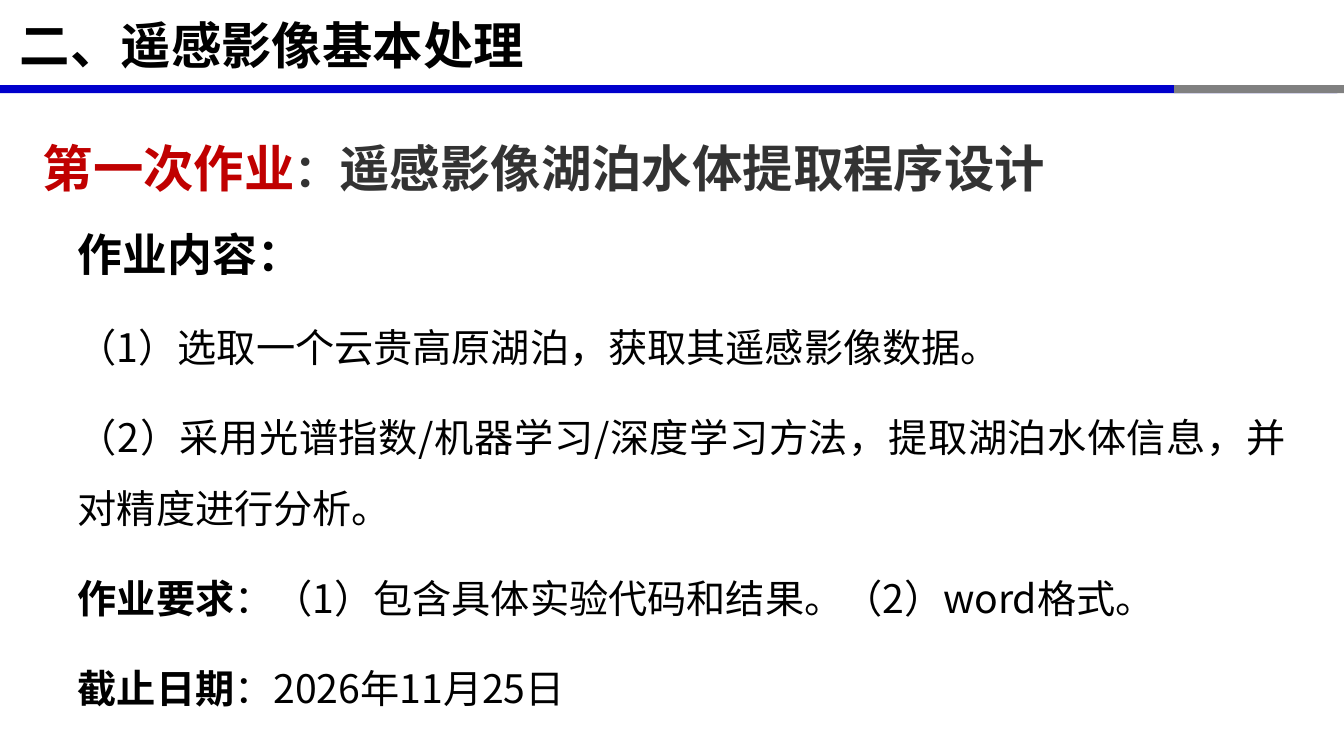
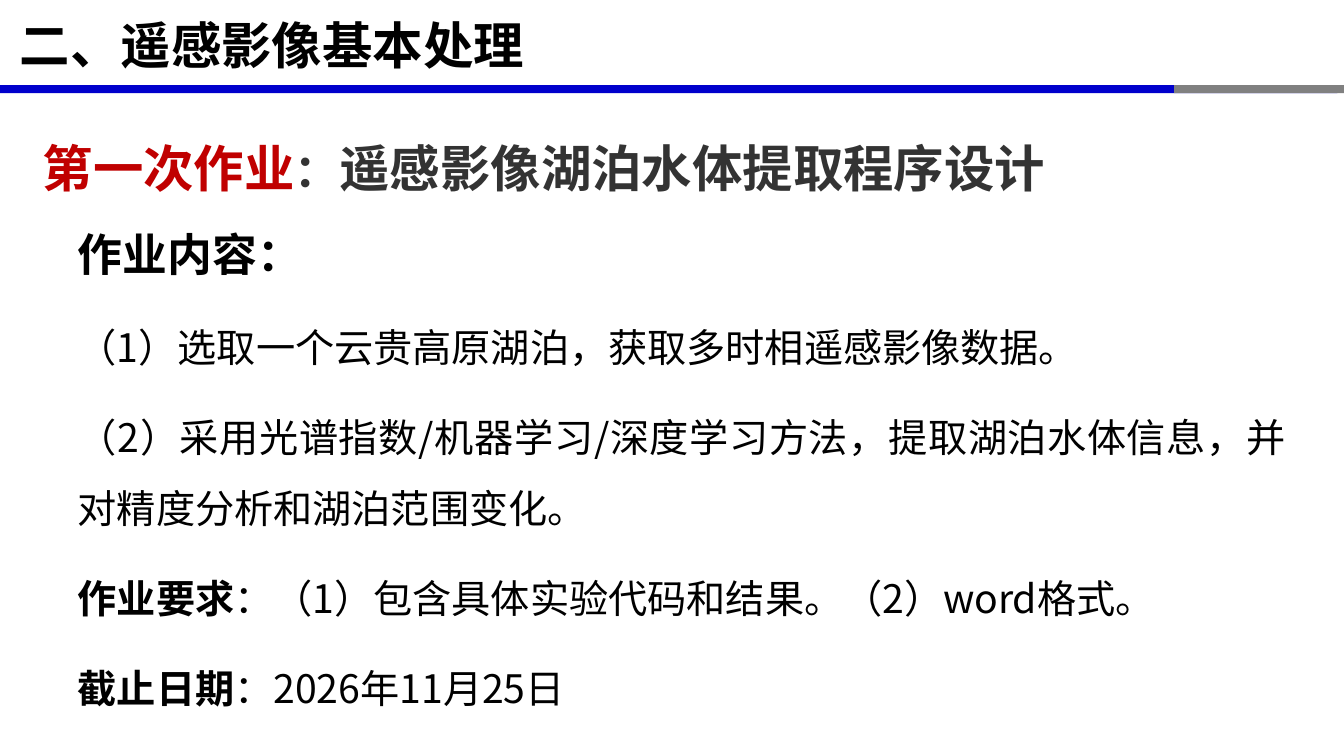
Before and after one commit to xinluo2018/rs-data-processing, a slide deck: slide 19 of 第5章-遥感影像数据处理程序设计/第5章-遥感影像数据处理程序设计.pptx. Drawn at 1344x756 pixels with LibreOffice and Linux fonts; fonts in the diff are those of the drawing. Boxes give left, top, right and bottom in pixels: in the first picture for what was removed or moved away, otherwise in the second. Text is boxed around its words. In the diff, an @@ line names an element or a change of style, - is before the commit and + after.

```diff
--- a/第5章-遥感影像数据处理程序设计/第5章-遥感影像数据处理程序设计.pptx
+++ b/第5章-遥感影像数据处理程序设计/第5章-遥感影像数据处理程序设计.pptx
@@ text at bbox=[78, 328, 1285, 526]: text changed @@
-（1）选取一个云贵高原湖泊，获取其遥感影像数据。
-（2）采用光谱指数/机器学习/深度学习方法，提取湖泊水体信息，并对精度进行分析。
+（1）选取一个云贵高原湖泊，获取多时相遥感影像数据。
+（2）采用光谱指数/机器学习/深度学习方法，提取湖泊水体信息，并对精度分析和湖泊范围变化。
```
Also in this commit, not shown: 1 other slide changed, 11 other files.
